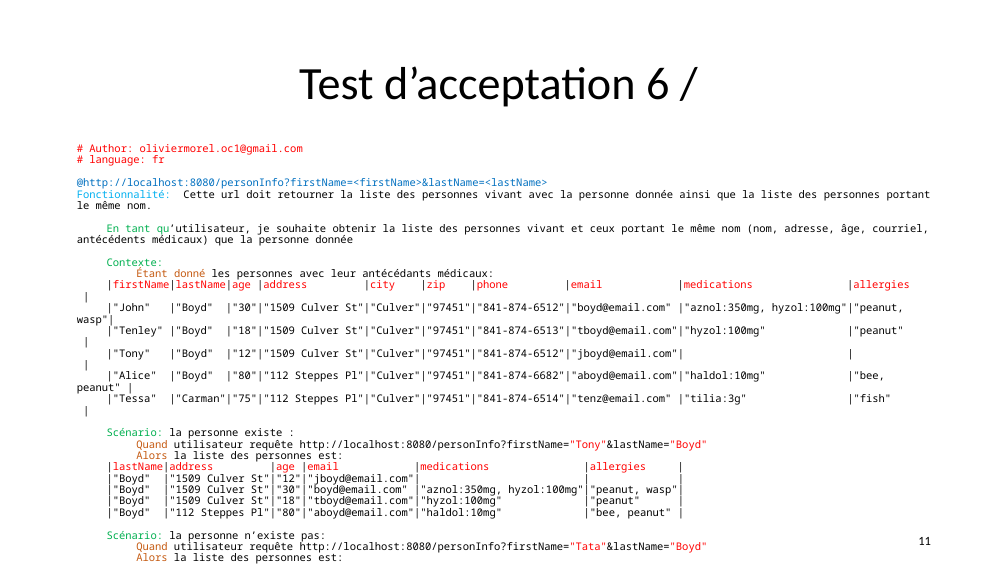
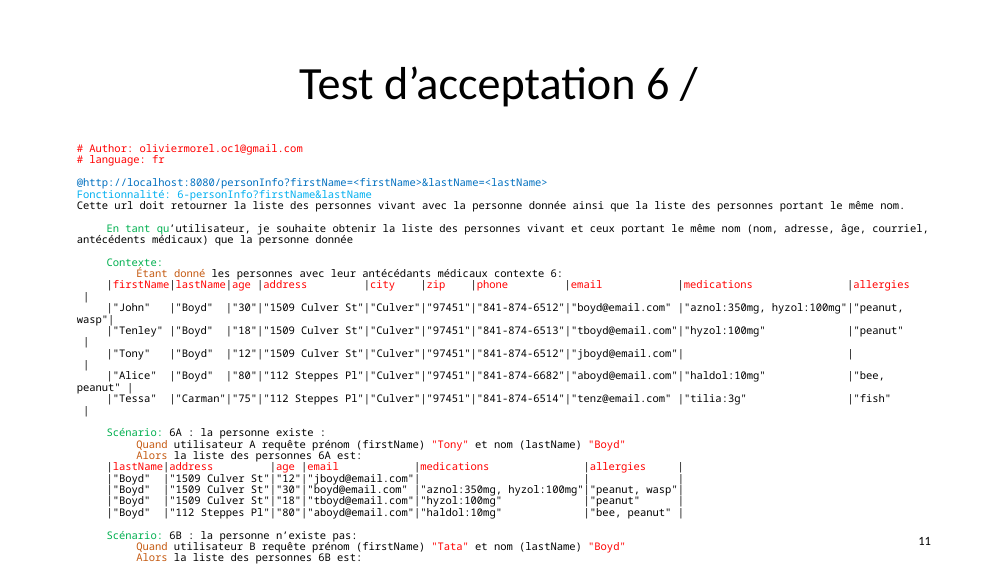
Before and after one commit to andrechico999/https-github.com-emmo78-com.safetynet.alerts, a slide deck: slide 11 of A_Livrables/MOREL_Olivier_4_slides_062022.pptx. Drawn at 1008x567 pixels with LibreOffice and Linux fonts; fonts in the diff are those of the drawing. Boxes give left, top, right and bottom in pixels: in the first picture for what was removed or moved away, otherwise in the second. Text is boxed around its words. In the diff, an @@ line names an element or a change of style, - is before the commit and + after.

```diff
--- a/A_Livrables/MOREL_Olivier_4_slides_062022.pptx
+++ b/A_Livrables/MOREL_Olivier_4_slides_062022.pptx
@@ text at [77,188,905,212]: text changed @@
-Fonctionnalité: Cette url doit retourner la liste des personnes vivant avec la personne donnée ainsi que la liste des personnes portant le même nom.
+Fonctionnalité: 6-personInfo?firstName&lastName
+Cette url doit retourner la liste des personnes vivant avec la personne donnée ainsi que la liste des personnes portant le même nom.
@@ text at [136,267,564,280]: text changed @@
-Étant donné les personnes avec leur antécédants médicaux:
+Étant donné les personnes avec leur antécédants médicaux contexte 6:
@@ text at [107,428,626,462]: text changed @@
-Scénario: la personne existe :
-Quand utilisateur requête http://localhost:8080/personInfo?firstName="Tony"&lastName="Boyd"
-Alors la liste des personnes est:
+Scénario: 6A : la personne existe :
+Quand utilisateur A requête prénom (firstName) "Tony" et nom (lastName) "Boyd"
+Alors la liste des personnes 6A est:
@@ text at [107,531,626,564]: text changed @@
-Scénario: la personne n’existe pas:
-Quand utilisateur requête http://localhost:8080/personInfo?firstName="Tata"&lastName="Boyd"
-Alors la liste des personnes est:
+Scénario: 6B : la personne n’existe pas:
+Quand utilisateur B requête prénom (firstName) "Tata" et nom (lastName) "Boyd"
+Alors la liste des personnes 6B est:
```
Also in this commit, not shown: 6 other slides changed, 19 other files.
